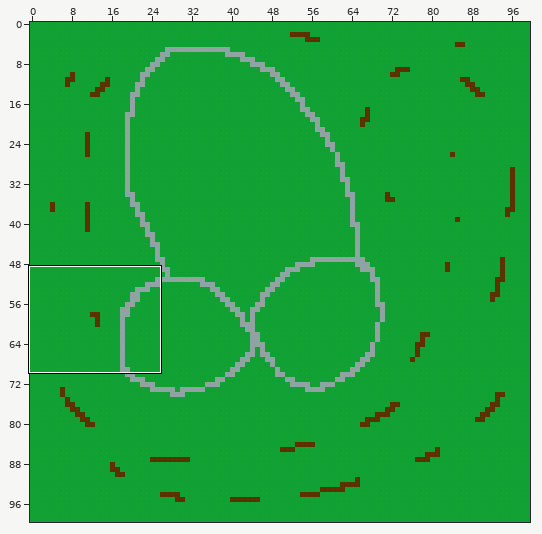
One commit to this Tiled map: maps/untitled.tmx. Above: a wide view before the commit, with the close-up outlined.
Close-up. Earlier state:
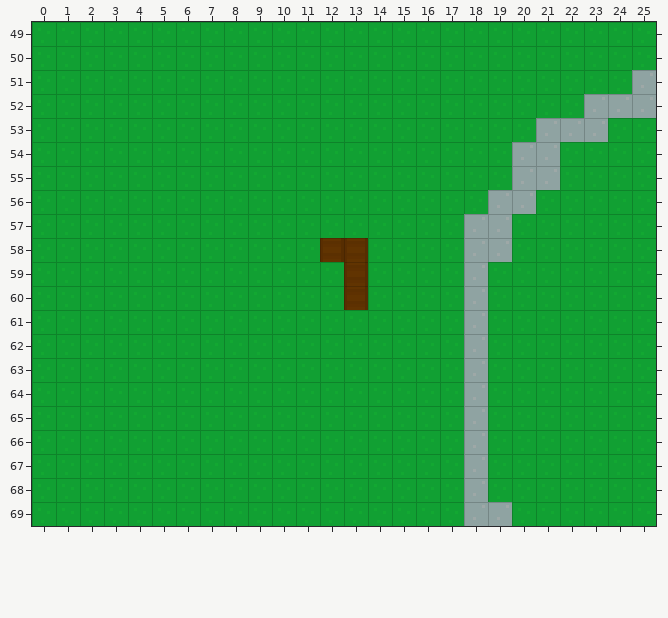
Cells are 8x8 px. Shown: x 0..25, y 49..69. The commit also changed other parts of the map, which this record leaves out.
And afterwards:
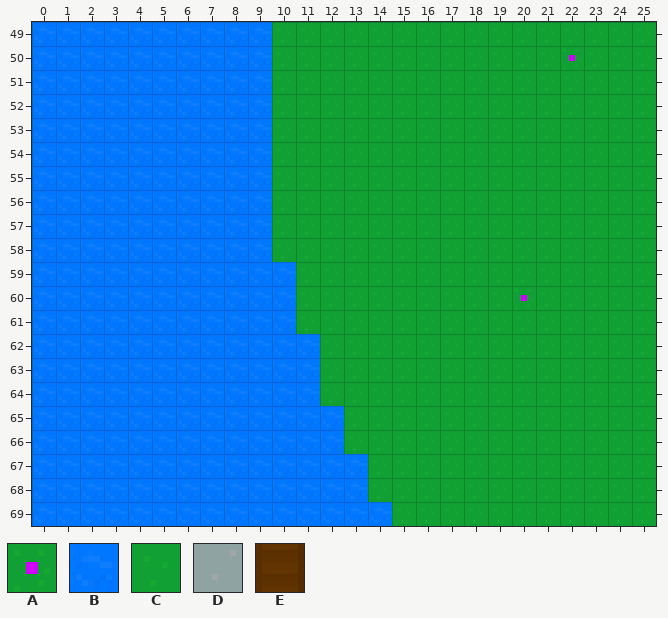
Key: from "Map": A 6, B 7, C 9, D 12, E 14.
_ is an empty cell.
Difference:
Layer "Tile Layer 1":
y 49: x 0..9 CCCCCCCCCC -> BBBBBBBBBB
y 50: x 0..9 CCCCCCCCCC -> BBBBBBBBBB; x 22 C -> A
y 51: x 0..9 CCCCCCCCCC -> BBBBBBBBBB; x 25 D -> C
y 52: x 0..9 CCCCCCCCCC -> BBBBBBBBBB; x 23..25 DDD -> CCC
y 53: x 0..9 CCCCCCCCCC -> BBBBBBBBBB; x 21..23 DDD -> CCC
y 54..55: x 0..9 CCCCCCCCCC -> BBBBBBBBBB; x 20..21 DD -> CC
y 56: x 0..9 CCCCCCCCCC -> BBBBBBBBBB; x 19..20 DD -> CC
y 57: x 0..9 CCCCCCCCCC -> BBBBBBBBBB; x 18..19 DD -> CC
y 58: x 0..9 CCCCCCCCCC -> BBBBBBBBBB; x 12..13 EE -> CC; x 18..19 DD -> CC
y 59: x 0..10 CCCCCCCCCCC -> BBBBBBBBBBB; x 13 E -> C; x 18 D -> C
y 60: x 0..10 CCCCCCCCCCC -> BBBBBBBBBBB; x 13 E -> C; x 18 D -> C; x 20 C -> A
y 61: x 0..10 CCCCCCCCCCC -> BBBBBBBBBBB; x 18 D -> C
y 62..64: x 0..11 CCCCCCCCCCCC -> BBBBBBBBBBBB; x 18 D -> C
y 65..66: x 0..12 CCCCCCCCCCCCC -> BBBBBBBBBBBBB; x 18 D -> C
y 67..68: x 0..13 CCCCCCCCCCCCCC -> BBBBBBBBBBBBBB; x 18 D -> C
y 69: x 0..14 CCCCCCCCCCCCCCC -> BBBBBBBBBBBBBBB; x 18..19 DD -> CC
Where, in picture pixels (left, top, right, bottom), the same in both close-ups:
changed: (32, 22, 392, 526)
changed: (563, 49, 581, 70)
changed: (464, 70, 656, 526)
